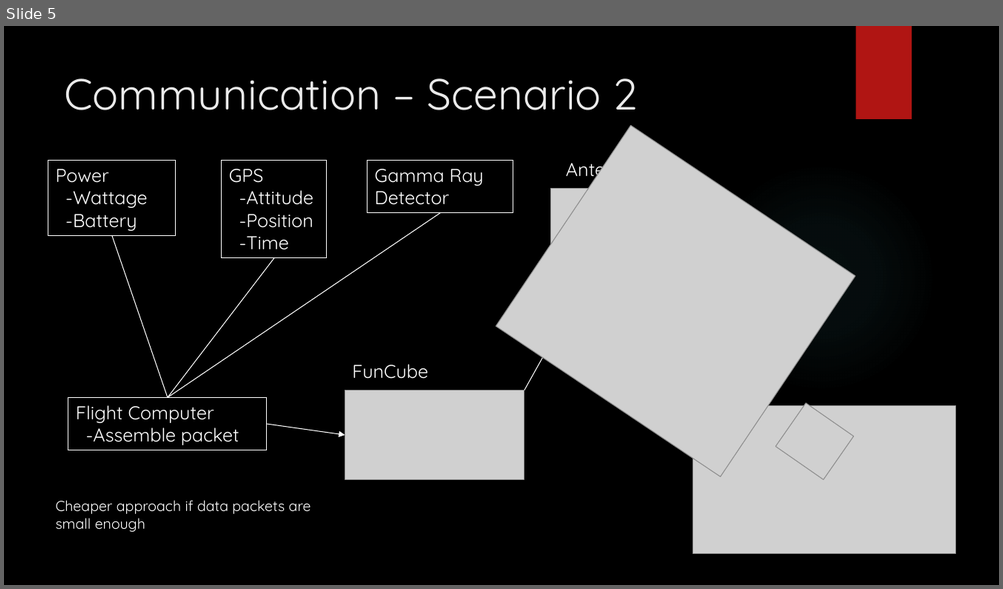
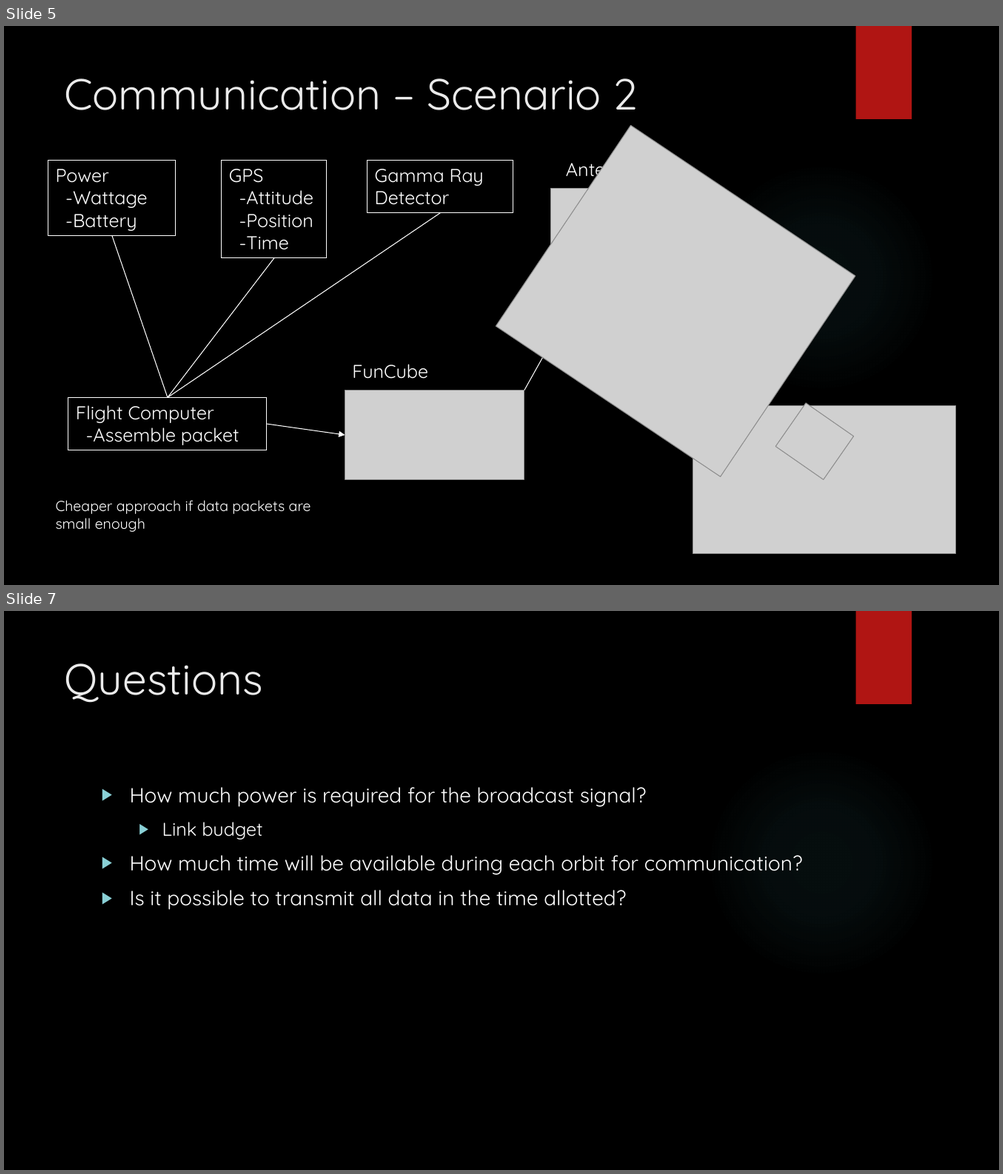
Before and after one commit to HASP-UMN/CubeSat, a slide deck: Presentations/Communication Slides.pptx. Shown one above the other, each under a label of ours: slide 5 before the commit, slides 5 and 7 after it; the slides between them are not shown. The pictures are 1003x589 and 1003x1174 pixels, drawn with LibreOffice and Linux fonts; fonts in the diff are those of the drawing; grey boxes stand for pictures; background and template pictures are left out. Boxes give left, top, right and bottom in pixels: in the first picture for what was removed or moved away, otherwise in the second. Text is boxed around its words. In the diff, an @@ line names an element or a change of style, - is before the commit and + after.

```diff
--- a/Presentations/Communication Slides.pptx
+++ b/Presentations/Communication Slides.pptx
@@ slide 7 added at [4, 611, 999, 1170], background picture (left out); not listed: 2 template elements that a slide beside it also shows @@
@@ title added at [64, 664, 262, 703], 42 pt, text #EBEBEB @@
+Questions
@@ text added at [130, 787, 802, 910], 20 pt, text #FFFFFF @@
+▶ How much power is required for the broadcast signal?
+  ▶ Link budget
+▶ How much time will be available during each orbit for communication?
+▶ Is it possible to transmit all data in the time allotted?
```
Also in this commit, not shown: 1 other slide added.
